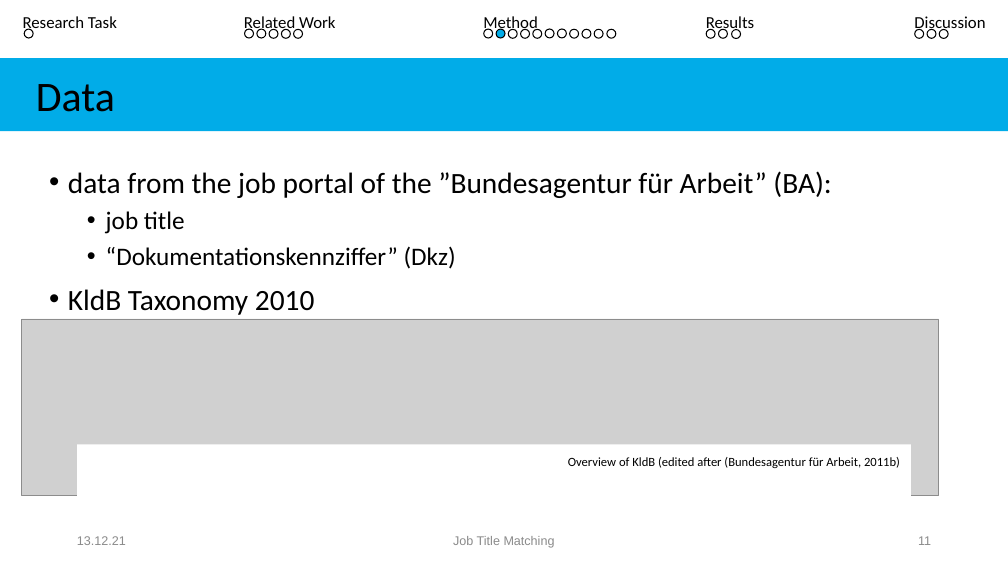
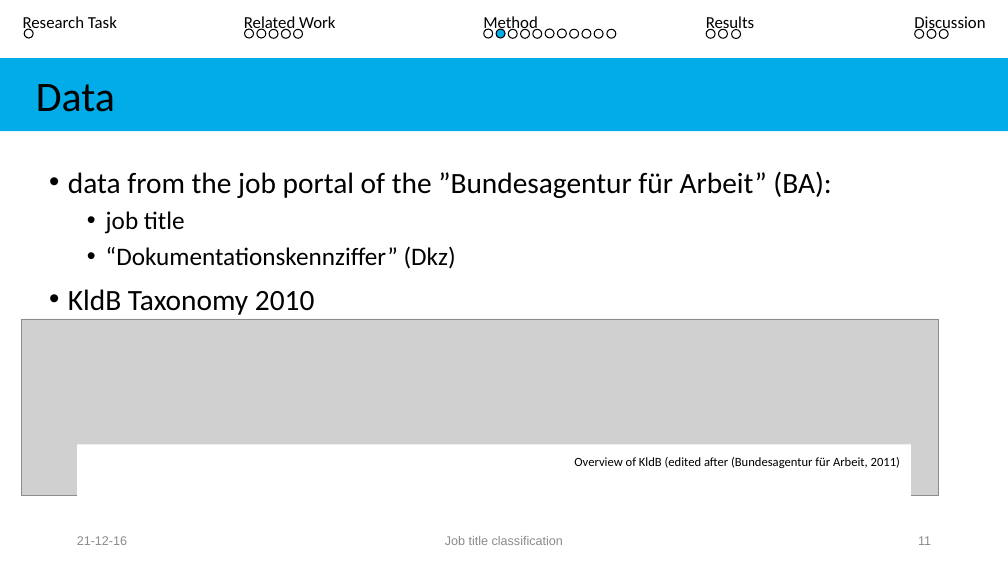
Before and after one commit to Rahkakavee/job-title-matching, a slide deck: slide 11 of presentation/Kolloquium.pptx. Drawn at 1008x567 pixels with LibreOffice and Linux fonts; fonts in the diff are those of the drawing; grey boxes stand for pictures. Boxes give left, top, right and bottom in pixels: in the first picture for what was removed or moved away, otherwise in the second. Text is boxed around its words. In the diff, an @@ line names an element or a change of style, - is before the commit and + after.

```diff
--- a/presentation/Kolloquium.pptx
+++ b/presentation/Kolloquium.pptx
@@ text in rectangle at <box>574,457,900,468</box>: text changed @@
-Overview of KldB (edited after (Bundesagentur für Arbeit, 2011b)
+Overview of KldB (edited after (Bundesagentur für Arbeit, 2011)
@@ text at <box>77,536,127,545</box>: text changed @@
-13.12.21
+21-12-16
@@ text at <box>445,536,563,545</box>: text changed @@
-Job Title Matching
+Job title classification
```
Also in this commit, not shown: 32 other slides changed, 4 slides added, 4 other files.
